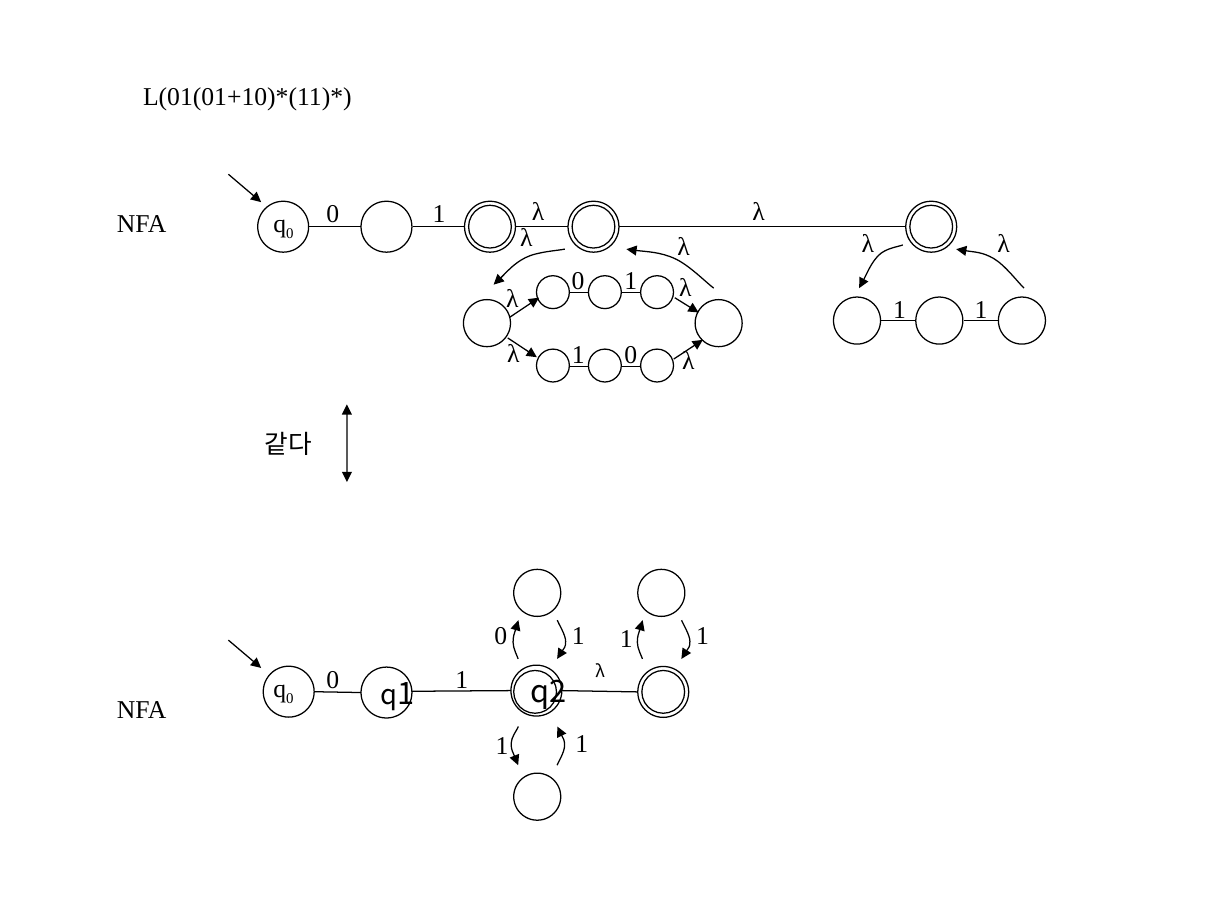
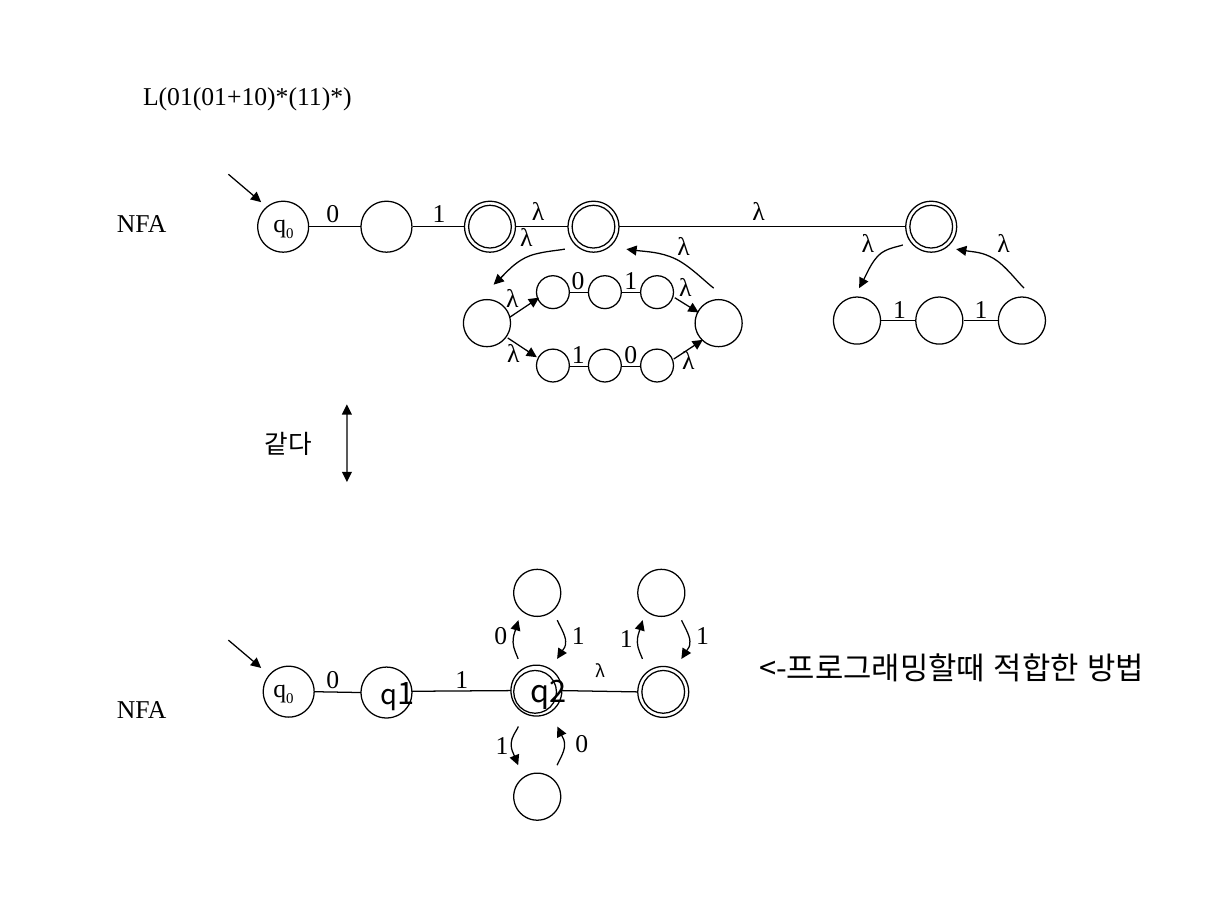
Before and after one commit to imscs21/myuniv2, a slide deck: slide 8 of automata/lecture_file/Automata-note3.pptx. Drawn at 1232x924 pixels with LibreOffice and Linux fonts; fonts in the diff are those of the drawing. Boxes give left, top, right and bottom in pixels: in the first picture for what was removed or moved away, otherwise in the second. Text is boxed around its words. In the diff, an @@ line names an element or a change of style, - is before the commit and + after.

```diff
--- a/automata/lecture_file/Automata-note3.pptx
+++ b/automata/lecture_file/Automata-note3.pptx
@@ text added at (x1=759, y1=653, x2=1144, y2=682), 18 pt, text #000000 @@
+<-프로그래밍할때 적합한 방법
@@ text at (x1=575, y1=735, x2=588, y2=753): text changed @@
-1
+0
```
Also in this commit, not shown: 1 other slide changed, 17 other files.
